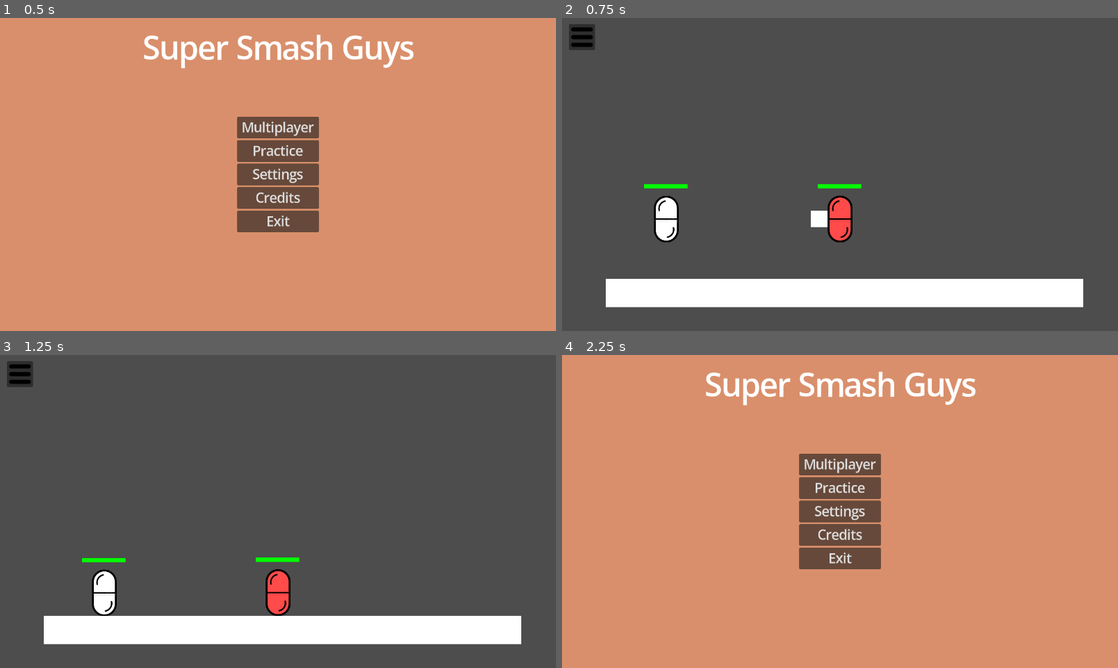
Above: before the commit, frames 1-4 (two rows, left to right).
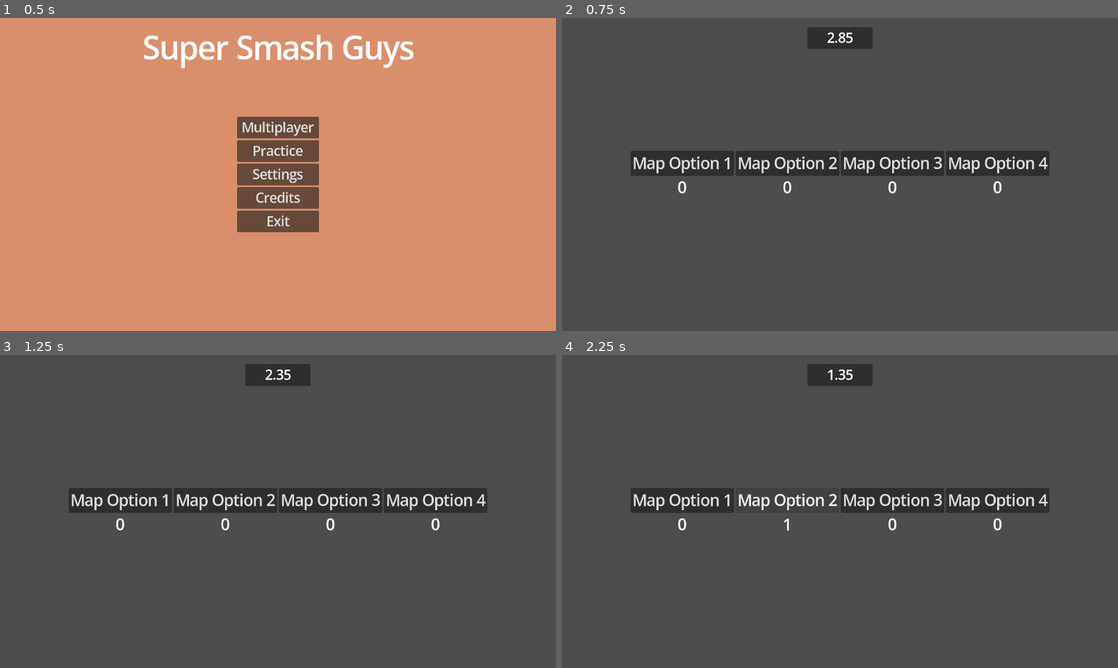
Above: after the commit, the same moments.

Repository: Rivmo/Super-Smash-Guys
Game: Godot game, scene res://scenes/main_menu_screen.tscn
Two runs of this game, one before a commit and one after it. Both use one fixed random seed, a clock stepped at 60 frames per second and the inputs below.
Inputs (mouse positions are in pixels of both pictures, inside the frame that each line leads up to; where the layout moved, square brackets give the same spot in the first picture):
- Up to frame 1 (0.5 s): no input
- Up to frame 2 (0.75 s): click "Practice" at 0.5 s
- Up to frame 3 (1.25 s): no input
- Up to frame 4 (2.25 s): click (684, 498) [584, 373] at 1.25 s; click (789, 498) at 2 s, where only the run after the commit has a clickable "Map Option 2"

Frame 1 is identical in both runs. In frame 2, 16% of the frame differs, in the area x 1-94%, y 2-93%; in frame 3, 16%; in frame 4, 100%, in the area x 0-100%, y 0-100%.

Commit message:
Map Choosing System
Prints which map was loaded, chooses the most voted one and if there's a tie chooses a random one between the most voted. All of this unfortunately required its own function 💔

Diff:
--- /dev/null
+++ b/scenes/map_selection_screen.tscn
@@ -0,0 +1,115 @@
+[gd_scene format=3 uid="uid://b2pr3u1qg1kjg"]
+
+[ext_resource type="Script" uid="uid://87s037fsh7pt" path="res://scripts/map_vote_selector.gd" id="1_jggg5"]
+
+[node name="Node2D" type="Node2D" unique_id=1431118396]
+
+[node name="Control" type="Control" parent="." unique_id=1727444318]
+layout_mode = 3
+anchors_preset = 0
+offset_top = 1.0
+offset_right = 1280.0
+offset_bottom = 720.0
+
+[node name="VBoxContainer" type="VBoxContainer" parent="Control" unique_id=263457762]
+layout_mode = 1
+anchors_preset = 8
+anchor_left = 0.5
+anchor_top = 0.5
+anchor_right = 0.5
+anchor_bottom = 0.5
+offset_left = -482.0
+offset_top = -28.5
+offset_right = 482.0
+offset_bottom = 28.5
+grow_horizontal = 2
+grow_vertical = 2
+script = ExtResource("1_jggg5")
+
+[node name="HBoxContainer" type="HBoxContainer" parent="Control/VBoxContainer" unique_id=924079714]
+layout_mode = 2
+
+[node name="Button" type="Button" parent="Control/VBoxContainer/HBoxContainer" unique_id=712526198]
+layout_mode = 2
+theme_override_font_sizes/font_size = 35
+text = "Map Option 1"
+
+[node name="Button2" type="Button" parent="Control/VBoxContainer/HBoxContainer" unique_id=254586376]
+layout_mode = 2
+theme_override_font_sizes/font_size = 35
+text = "Map Option 2"
+
+[node name="Button3" type="Button" parent="Control/VBoxContainer/HBoxContainer" unique_id=1077786462]
+layout_mode = 2
+theme_override_font_sizes/font_size = 35
+text = "Map Option 3"
+
+[node name="Button4" type="Button" parent="Control/VBoxContainer/HBoxContainer" unique_id=745379611]
+layout_mode = 2
+theme_override_font_sizes/font_size = 35
+text = "Map Option 4"
+
+[node name="HBoxContainer2" type="HBoxContainer" parent="Control/VBoxContainer" unique_id=520099248]
+layout_mode = 2
+
+[node name="Label" type="Label" parent="Control/VBoxContainer/HBoxContainer2" unique_id=2024557266]
+layout_mode = 2
+size_flags_horizontal = 6
+theme_override_font_sizes/font_size = 35
+text = "0"
+
+[node name="Label2" type="Label" parent="Control/VBoxContainer/HBoxContainer2" unique_id=1319672625]
+layout_mode = 2
+size_flags_horizontal = 6
+theme_override_font_sizes/font_size = 35
+text = "0"
+
+[node name="Label3" type="Label" parent="Control/VBoxContainer/HBoxContainer2" unique_id=848506631]
+layout_mode = 2
+size_flags_horizontal = 6
+theme_override_font_sizes/font_size = 35
+text = "0"
+
+[node name="Label4" type="Label" parent="Control/VBoxContainer/HBoxContainer2" unique_id=256607248]
+layout_mode = 2
+size_flags_horizontal = 6
+theme_override_font_sizes/font_size = 35
+text = "0"
+
+[node name="MarginContainer" type="MarginContainer" parent="Control" unique_id=401333175]
+layout_mode = 1
+anchors_preset = 5
+anchor_left = 0.5
+anchor_right = 0.5
+offset_left = -482.0
+offset_right = 482.0
+offset_bottom = 50.0
+grow_horizontal = 2
+theme_override_constants/margin_top = 20
+
+[node name="Panel" type="Panel" parent="Control/MarginContainer" unique_id=146852267]
+custom_minimum_size = Vector2(150, 50)
+layout_mode = 2
+size_flags_horizontal = 4
+size_flags_vertical = 0
+
+[node name="Label" type="Label" parent="Control/MarginContainer/Panel" unique_id=1004708092]
+layout_mode = 1
+anchors_preset = 15
+anchor_right = 1.0
+anchor_bottom = 1.0
+grow_horizontal = 2
+grow_vertical = 2
+theme_override_font_sizes/font_size = 30
+horizontal_alignment = 1
+vertical_alignment = 1
+
+[node name="MapVoteTimer" type="Timer" parent="Control" unique_id=1901770375]
+wait_time = 3.0
+one_shot = true
+autostart = true
+
+[connection signal="pressed" from="Control/VBoxContainer/HBoxContainer/Button" to="Control/VBoxContainer" method="_on_button_pressed"]
+[connection signal="pressed" from="Control/VBoxContainer/HBoxContainer/Button2" to="Control/VBoxContainer" method="_on_button_2_pressed"]
+[connection signal="pressed" from="Control/VBoxContainer/HBoxContainer/Button3" to="Control/VBoxContainer" method="_on_button_3_pressed"]
+[connection signal="pressed" from="Control/VBoxContainer/HBoxContainer/Button4" to="Control/VBoxContainer" method="_on_button_4_pressed"]
--- a/scripts/main_menu_screen.gd
+++ b/scripts/main_menu_screen.gd
@@ -2,7 +2,7 @@
 
 # all buttons
 func _on_practice_pressed() -> void:
-	get_tree().change_scene_to_file("res://scenes/placeholder_arena.tscn")
+	get_tree().change_scene_to_file("res://scenes/map_selection_screen.tscn")
 
 func _on_settings_pressed() -> void:
 	get_tree().change_scene_to_file("res://scenes/settings_menu_screen.tscn")
--- /dev/null
+++ b/scripts/map_vote_selector.gd
@@ -0,0 +1,57 @@
+extends VBoxContainer
+
+var MapVotes := [0,0,0,0,0] # The first index is A TEMPORARY, but do NOT remove it because otherwise the last voted function is poopy head
+var MapLastVoted := 0
+var MapVoted := 0
+var IsMapChosen := false
+@onready var VoteTimerLabel = $"../MarginContainer/Panel/Label"
+@onready var MapVoteTimer = $"../MapVoteTimer"
+func _process(delta: float) -> void:
+	$HBoxContainer2/Label.text = str(MapVotes[1])
+	$HBoxContainer2/Label2.text = str(MapVotes[2])
+	$HBoxContainer2/Label3.text = str(MapVotes[3])
+	$HBoxContainer2/Label4.text = str(MapVotes[4])
+	VoteTimerLabel.text = str(MapVoteTimer.time_left).substr(0,4)
+	if MapVoteTimer.time_left == 0.0 and IsMapChosen == false:
+		loadmap()
+
+
+func getmostvoted(Votes):
+	var potential := [0] # Number of votes on potential maps, map numbers
+	for index in range(1, len(Votes)):
+		if potential[0] < Votes[index]: # If the votes for a selected map are more than a previous one
+			potential = [] # Clear the list
+			potential.append(Votes[index]) # Write the number of votes that chose this map
+			potential.append(index) # Write which map has potential to be chosen
+		elif potential[0] == Votes[index]: # If the votes for a selected map are tied with a previous one
+			potential.append(index) # Put that map number in the potential pool
+	var chosenmap = potential[randi_range(1, len(potential)-1)]
+	IsMapChosen = true # The map has now been chosen
+	return chosenmap
+
+func loadmap() -> void:
+	var selectedmap = getmostvoted(MapVotes)
+	if selectedmap == 1:
+		print("Loading map 1")
+	elif selectedmap == 2:
+		print("Loading map 2")
+	elif selectedmap == 3:
+		print("Loading map 3")
+	elif selectedmap == 4:
+		print("Loading map 4")
+	else:
+		print("Error, Map not found, please contact River")
+
+func ReassignVotes(selectedmap) -> void:
+	MapVotes[MapLastVoted] -= 1
+	MapVotes[selectedmap] += 1
+	MapLastVoted = selectedmap
+
+func _on_button_pressed() -> void:
+	ReassignVotes(1)
+func _on_button_2_pressed() -> void:
+	ReassignVotes(2)
+func _on_button_3_pressed() -> void:
+	ReassignVotes(3)
+func _on_button_4_pressed() -> void:
+	ReassignVotes(4)
Not shown, added: scripts/map_vote_selector.gd.uid
